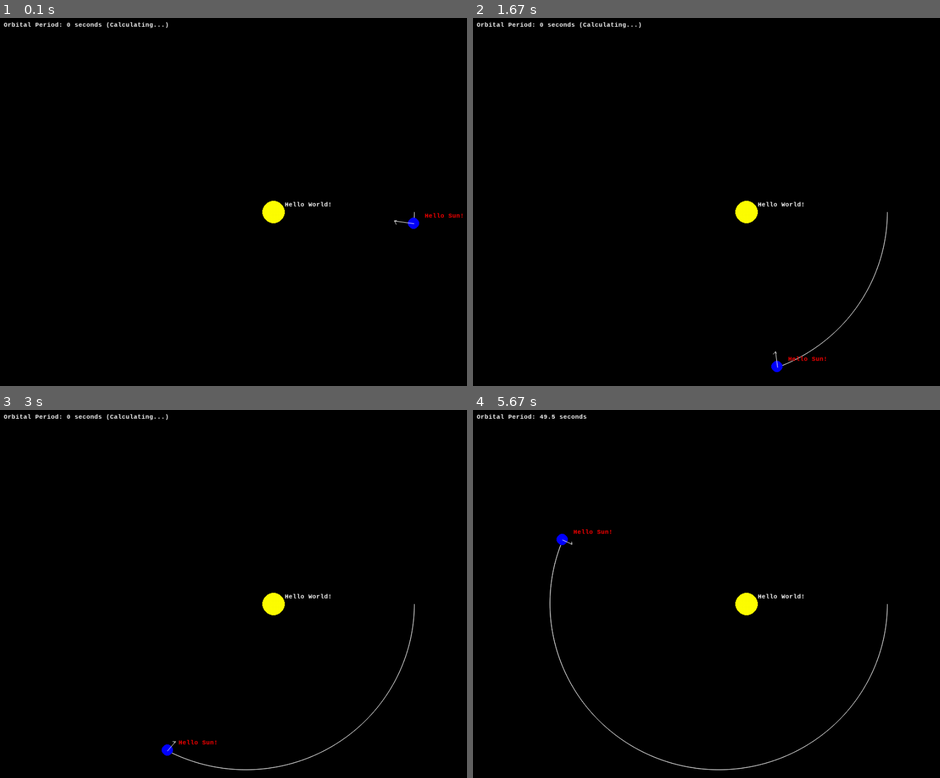
Above: before the commit, frames 1-4 (two rows, left to right).
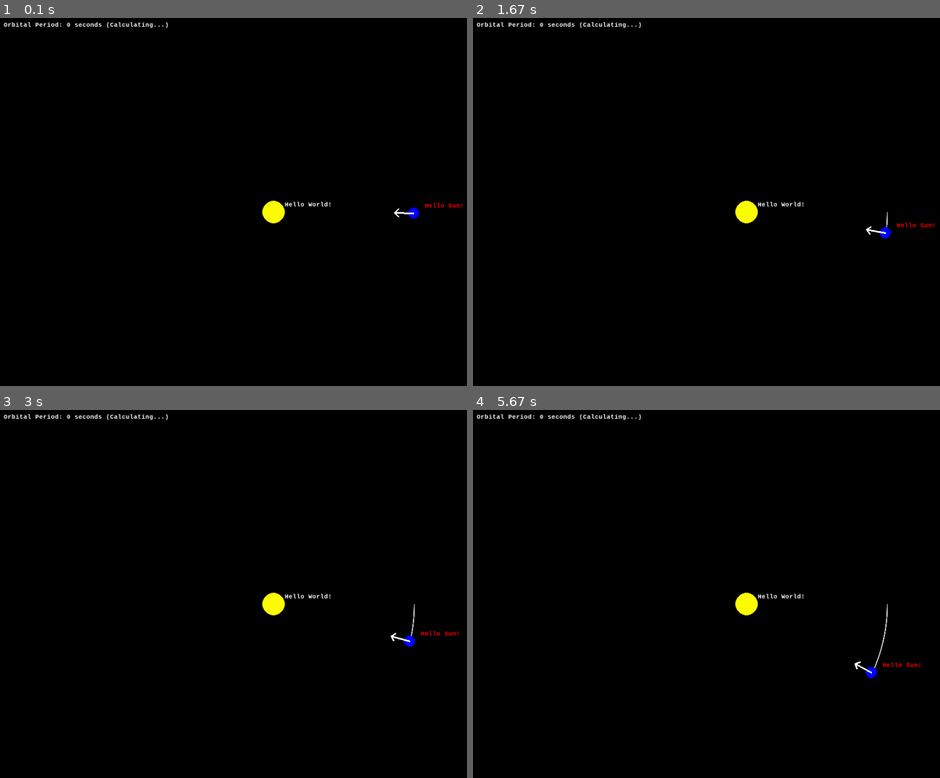
Above: after the commit, the same moments.

Repository: cdfricke/PyGame
Game: pygame game, started from orbit.py
Same seed, same stepped clock (60 frames per second), same inputs: the game is played once before the commit and once after it.
Inputs:
- Up to frame 1 (0.1 s): no input
- Up to frame 2 (1.67 s): no input
- Up to frame 3 (3 s): no input
- Up to frame 4 (5.67 s): no input

The runs differ from the first frame. In frame 1, 0.3% of the frame differs, in the area x 84-100%, y 50-58%; in frame 2, 0.4%; in frame 3, 0.5%; in frame 4, 0.9%, in the area x 14-96%, y 1-98%.

Commit message:
more reorganization + gradient.py

Diff:
--- a/Classes/arrow.py
+++ b/Utils/arrow.py
@@ -5,13 +5,10 @@
 
 import pygame
 
-# *** CLASS DEFINITIONS ***
-# NOTE THAT THESE CLASS DEFINITIONS RELY ON SOME OF THE DEFINED VARIABLES ABOVE
-
 # ARROW : class object for drawing arrows between positions on the screen.
 class Arrow:
 
-    def __init__(self, tail, tip):
+    def __init__(self, tail: pygame.Vector2, tip: pygame.Vector2):
         """
         Arrow.__init__(tail, tip):
         parameters:
@@ -25,12 +22,8 @@
         """
         self.tip = tip
         self.tail = tail
-        self.length = (tip - tail).magnitude()
-        self.direction = (tip - tail) / self.length
-        self.perpendicular = pygame.Vector2(self.direction.y, -self.direction.x)
 
-
-    def draw(self, surface, color, thickness):
+    def draw(self, surface: pygame.Surface, color: pygame.Color, thickness: int) -> None:
         """
         Arrow.draw(surface, color, thickness):
         parameters:
@@ -44,16 +37,19 @@
         along the length of the arrow from tail to tip and a distance from the body of the arrow defined as 2% of the length of the arrow from
         tail to tip. As long as the percentanges add up to 1 (e.g. 98% + 2%), the arrowhead will make 45 degree angles with the body of the arrow.
         """
+        length = (self.tip - self.tail).magnitude()
+        direction = (self.tip - self.tail) / length
+        perpendicular = pygame.Vector2(direction.y, -direction.x)
+        # angled tip
+        leftAngled = self.tail + (0.8 * length * direction) + (0.2 * length * perpendicular)
+        rightAngled = self.tail + (0.8 * length * direction) + (-0.2 * length * perpendicular)
+        points = [leftAngled, self.tip, rightAngled]
+        pygame.draw.lines(surface=surface, color=color, closed=False, points=points, width=thickness)
         # central body
-        pygame.draw.aaline(surface=surface, color=color, start_pos=self.tail, end_pos=self.tip, blend=thickness)
-        # angled tip
-        leftAngled = self.tail + (0.9 * self.length * self.direction) + (0.1 * self.length * self.perpendicular)
-        rightAngled = self.tail + (0.9 * self.length * self.direction) - (0.1 * self.length * self.perpendicular)
-        points = [leftAngled, self.tip, rightAngled]
-        pygame.draw.aalines(surface=surface, color=color, closed=False, points=points, blend=thickness)
+        pygame.draw.line(surface=surface, color=color, start_pos=self.tail, end_pos=self.tip, width=thickness)
 
 
-    def update(self, tail, tip):
+    def update(self, tail: pygame.Vector2, tip: pygame.Vector2) -> None:
         """
         Arrow.update(tail, tip):
         parameters:
@@ -65,6 +61,3 @@
         """
         self.tip = tip
         self.tail = tail
-        self.length = (tip - tail).magnitude()
-        self.direction = (tip - tail) / self.length
-        self.perpendicular = pygame.Vector2(self.direction.y, -self.direction.x)
--- a/Classes/colors.py
+++ b/Utils/colors.py
@@ -1,8 +1,16 @@
+# File: colors.py
+# Programmer: Connor Fricke (cd.fricke23@gmail.com)
+# Latest Revision: 5-MAR-2024 --> Created
+#
+# Simple color functions for use in associating a pygame.Color
+# value with a floating point value. Useful for various color
+# associations and gradients.
+
 import pygame
 
 # ***** EXAMPLE COLOR FUNCTIONS *****
 # black -> purple
-def colorFunction1(x):
+def colorFunction1(x: float) -> pygame.Color:
     # r,g,b values must be integers between 0 and 255
     r = int(float(x) * 100)
     g = 0
@@ -10,7 +18,7 @@
     return pygame.Color(r, g, b)
 
 # black -> white
-def colorFunction2(x):
+def colorFunction2(x: float) -> pygame.Color:
     # r,g,b values must be integers between 0 and 255
     r = int(float(x) * 255)
     g = int(float(x) * 255)
@@ -18,7 +26,7 @@
     return pygame.Color(r, g, b)
 
 # red -> black
-def colorFunction3(x):
+def colorFunction3(x: float) -> pygame.Color:
     # r,g,b values must be integers between 0 and 255
     r = 255 - int(float(x) * 255)
     g = 0
@@ -26,9 +34,9 @@
     return pygame.Color(r, g, b)
 
 # red -> blue
-def colorFunction4(x):
+def colorFunction4(x: float) -> pygame.Color:
     # r,g,b values must be integers between 0 and 255
     r = 255 - int(float(x) * 255)
-    g = 0
-    b = int(float(x) * 255)
+    g = int(float(x) * 255)
+    b = 0
     return pygame.Color(r, g, b)
--- a/Classes/grid.py
+++ b/Utils/grid.py
@@ -8,14 +8,15 @@
 # ************************************************
 
 import pygame
-import random
+import random as rand
+
 
 # *** CLASS DEFINITION ***
 
 # GRID: class object for drawing a grid with a certain number of rows and columns on the screen.
 class Grid:
 
-    def __init__(self, rows, columns, width, height):
+    def __init__(self, rows: int, columns: int, width: int, height: int):
         """
         Grid.__init__(rows, columns):
         parameters:
@@ -39,11 +40,11 @@
         self.numCols = columns
         self.xticks = list(range(0, width + 1, int(width / columns)))
         self.yticks = list(range(0, height + 1, int(height / rows)))
-        # initially, the matrix is populated with random values
-        self.Matrix = [[random.random() for x in range(columns)] for y in range(rows)]
+        # initially, the matrix is populated with zeros
+        self.Matrix = [[0 for col in range(columns)] for row in range(rows)]
 
 
-    def drawLines(self, surface, color, thickness):
+    def drawLines(self, surface, color, thickness) -> None:
         """
         Grid.drawLines(surface, color, thickness):
         parameters:
@@ -65,7 +66,7 @@
             pygame.draw.line(surface=surface, color=color, start_pos=start, end_pos=end, width=thickness)
 
 
-    def drawRectangles(self, surface, colorFunc):
+    def drawRectangles(self, surface: pygame.Surface, colorFunc) -> None:
         """
         Grid.drawRectangles(self, surface, colorFunc):
         parameters:
@@ -81,15 +82,40 @@
                 rect = pygame.Rect(self.xticks[x], self.yticks[y], self.width / self.numCols, self.height / self.numRows)
                 pygame.draw.rect(surface, colorFunc(self.Matrix[y][x]), rect)
 
-
-    def fillMatrix(self):
+    def verticalGradientMatrix(self) -> None:
         """
-        Grid.fillMatrix()
+        Grid.verticalGradientMatrix()
         parameters: none
 
-        This function decides how to populate the matrix of floats that decides the color of each rectangle
-        Whatever this function yields, it must be a value between 0 and 1
+        This function populates the grid's matrix with values between 0 and 1.
+        These values are smaller near the "top" of the matrix, but increase for
+        "lower" rows.
         """
         for y in range(self.numRows):
             for x in range(self.numCols):
                 self.Matrix[y][x] = float(y / self.numRows)
+
+    def horizontalGradientMatrix(self) -> None:
+        """
+        Grid.horizontalGradientMatrix()
+        parameters: none
+
+        This function populates the grid's matrix with values between 0 and 1.
+        These values are smaller near the left side of the matrix, but increase for
+        further right columns.
+        """
+        for y in range(self.numRows):
+            for x in range(self.numCols):
+                self.Matrix[y][x] = float(x / self.numCols)
+
+    def randomizeMatrix(self) -> None:
+        """
+        Grid.randomizeMatrix()
+        parameters: none
+
+        This function populates the grid's matrix with values between 0 and 1.
+        These values are randomized.
+        """
+        for y in range(self.numRows):
+            for x in range(self.numCols):
+                self.Matrix[y][x] = rand.uniform(0, 1)
--- a/asteroid_belt.py
+++ b/asteroid_belt.py
@@ -5,14 +5,14 @@
 #   22-APR-2024 ---> Revised to be a many-bodied asteroid belt simulation
 
 # *** INITIALIZE ***
-import pygame
+import pygame as pg
 from random import uniform, gauss
 from math import sin, cos, pi
 WIDTH = 900
 HEIGHT = 900
-pygame.init()
-screen = pygame.display.set_mode((WIDTH+1, HEIGHT+1))
-clock = pygame.time.Clock()
+pg.init()
+screen = pg.display.set_mode((WIDTH+1, HEIGHT+1))
+clock = pg.time.Clock()
 running = True
 dt = 0
 frame = 0
@@ -20,34 +20,34 @@
 # ******************
 
 # CLASS FILES
-from Classes.text import *
-from Classes.satellite import *
+from Utils.text import *
+from Utils.satellite import *
 
 # *** COMMON VECTORS AND LOCATIONS ***
-center = pygame.Vector2(WIDTH / 2, HEIGHT / 2)
-zero = pygame.Vector2(0, 0)
-xhat = pygame.Vector2(1, 0)
-yhat = pygame.Vector2(0, 1)
+center = pg.Vector2(WIDTH / 2, HEIGHT / 2)
+zero = pg.Vector2(0, 0)
+xhat = pg.Vector2(1, 0)
+yhat = pg.Vector2(0, 1)
 
 # *** CONSTANTS ***
 GRAV = 6.674E-11 # N m^2 kg^-2
 STELLAR_MASS = 6.5e31 # kg
 ASTEROID_MASS = 1000 # kg
 SATELLITE_DISTANCE = 300 # px
-RATE = 50
+RATE = 10
 NUM_ASTEROIDS = 10000
 SCALE = 1e8 # meters per px
 AU = 1.496e11 # meters per AU
 
 # *** HELPER FUNCTIONS ***
 
-def toCartesian(radius: float, angle: float) -> pygame.Vector2:
+def toCartesian(radius: float, angle: float) -> pg.Vector2:
     """
     Converts a radius and angle to polar coordinates relative to a center-screen origin
     """
     return center + radius*cos(angle)*yhat - radius*sin(angle)*xhat
 
-def getForceBetween(satellite1: Satellite, satellite2: Satellite):
+def getForceBetween(satellite1: Satellite, satellite2: Satellite) -> pg.Vector2:
     """
     Given two satellite objects, getForceBetween() returns a vector describing the
     force vector ON the first parameter FROM the second parameter.
@@ -56,12 +56,12 @@
     rHat = r / r.magnitude()
     return -((GRAV * satellite1.MASS * satellite2.MASS) / (SCALE*r.magnitude() * SCALE*r.magnitude())) * rHat
 
-def getTangent(loc1, loc2) -> pygame.Vector2:
+def getTangent(loc1: pg.Vector2, loc2: pg.Vector2) -> pg.Vector2:
     """
     returns a normalized vector tangent to the vector described by loc1 - loc2.
     """
     vector = loc1 - loc2
-    return pygame.Vector2(vector.y, -vector.x) / vector.magnitude()
+    return pg.Vector2(vector.y, -vector.x) / vector.magnitude()
 
 
 # ***** INITIAL CONDITIONS *****
@@ -79,7 +79,7 @@
     asteroid.setVelocity(vel=tangentVel)
     satellites.append(asteroid)
 
-# TEXT / GRID
+# TEXT
 numBodies = Text()
 numBodies.text("Number of Satellites: {}".format(NUM_ASTEROIDS))
 solarMasses = STELLAR_MASS / 1.989e30
@@ -90,9 +90,9 @@
 
 # ***** GAME LOOP *****
 while running:
-    # pygame.QUIT means the user closed the window
-    for event in pygame.event.get():
-        if event.type == pygame.QUIT:
+    # pg.QUIT means the user closed the window
+    for event in pg.event.get():
+        if event.type == pg.QUIT:
             running = False
 
     # wipe away anything from the previous frame
@@ -114,7 +114,7 @@
         asteroid.update(dt * RATE)
 
     # flip() display to send work to the screen
-    pygame.display.flip()
+    pg.display.flip()
 
     # limit to 100 fps (dt ~ 0.01)
     dt = clock.tick(100) / 1000
@@ -123,4 +123,4 @@
         RATE = 1
     frame += 1
 
-pygame.quit()
+pg.quit()
--- /dev/null
+++ b/gradients.py
@@ -0,0 +1,60 @@
+# File: gradients.py
+# Programmer: Connor Fricke (cd.frick23@gmail.com)
+# Latest Revision: 26-APR-2024 --> Created
+
+import pygame as pg
+from Utils.grid import *
+from Utils.colors import *
+
+# *** INITIALIZE ***
+WIDTH = 720
+HEIGHT = 720
+pg.init()
+screen = pg.display.set_mode((WIDTH, HEIGHT))
+clock = pg.time.Clock()
+running = True
+dt = 0
+frame = 0
+runningTime = 0
+
+COLOR_FUNCTION = 4
+GRADIENT_TYPE = "random"
+
+if (GRADIENT_TYPE == "horizontal"):
+    myGradient = Grid(columns=WIDTH, rows=1, width=WIDTH, height=HEIGHT)
+    myGradient.horizontalGradientMatrix()
+elif (GRADIENT_TYPE == "vertical"):
+    myGradient = Grid(columns=1, rows=HEIGHT, width=WIDTH, height=HEIGHT)
+    myGradient.verticalGradientMatrix()
+elif (GRADIENT_TYPE == "random"):
+    myGradient = Grid(columns=int(WIDTH/10), rows=int(HEIGHT/10), width=WIDTH, height=HEIGHT)
+    myGradient.randomizeMatrix()
+else:
+    print("Invalid gradient type selected.")
+    running = False
+
+while (running):
+    for event in pg.event.get():
+        if event.type == pg.QUIT:
+            running = False
+
+    # wipe away anything from the previous frame
+    screen.fill("black")
+
+    if (COLOR_FUNCTION == 1):
+        myGradient.drawRectangles(surface=screen, colorFunc=colorFunction1)
+    elif (COLOR_FUNCTION == 2):
+        myGradient.drawRectangles(surface=screen, colorFunc=colorFunction2)
+    elif (COLOR_FUNCTION == 3):
+        myGradient.drawRectangles(surface=screen, colorFunc=colorFunction3)
+    elif (COLOR_FUNCTION == 4):
+        myGradient.drawRectangles(surface=screen, colorFunc=colorFunction4)
+
+
+    # flip() display to send work to the screen
+    pg.display.flip()
+
+    dt = clock.tick(100) / 1000
+    print(int(1/dt))
+
+pg.quit()
--- a/orbit.py
+++ b/orbit.py
@@ -9,15 +9,13 @@
 #   - use real values (real gravitational constant, more realistic masses and separations)
 #   - create class for writing fonts and putting text to the screen
 
-# libraries for analysis
-import matplotlib.pyplot as plt
-import pygame
+import pygame as pg
 
 # CLASS FILES
-from Classes.trail import *
-from Classes.arrow import *
-from Classes.text import *
-from Classes.satellite import *
+from Utils.trail import *
+from Utils.arrow import *
+from Utils.text import *
+from Utils.satellite import *
 
 # *** INITIALIZE ***
 times = []
@@ -25,9 +23,9 @@
 momentums = []
 WIDTH = 1000
 HEIGHT = 720
-pygame.init()
-screen = pygame.display.set_mode((WIDTH+1, HEIGHT+1))
-clock = pygame.time.Clock()
+pg.init()
+screen = pg.display.set_mode((WIDTH+1, HEIGHT+1))
+clock = pg.time.Clock()
 running = True
 dt = 0
 frame = 0
@@ -38,17 +36,17 @@
 # ******************
 
 # *** COMMON VECTORS AND LOCATIONS ***
-center = pygame.Vector2(WIDTH / 2, HEIGHT / 2)
-zero = pygame.Vector2(0, 0)
+center = pg.Vector2(WIDTH / 2, HEIGHT / 2)
+zero = pg.Vector2(0, 0)
 origin = zero
-xhat = pygame.Vector2(1, 0)
-yhat = pygame.Vector2(0, 1)
+xhat = pg.Vector2(1, 0)
+yhat = pg.Vector2(0, 1)
 
 # *** CONSTANTS ***
 GRAV = 6.674E-11 # N m^2 kg^-2
 SUN_MASS = 6.5e15 # kg
 INITIAL_POS = center + 250*xhat
-RATE = 5
+RATE = 0.5
 
 # ***** INITIAL CONDITIONS *****
 sun = Satellite(mass=SUN_MASS, radius=20.0)
@@ -75,9 +73,9 @@
 
 # ***** GAME LOOP *****
 while running:
-    # pygame.QUIT means the user closed the window
-    for event in pygame.event.get():
-        if event.type == pygame.QUIT:
+    # pg.QUIT means the user closed the window
+    for event in pg.event.get():
+        if event.type == pg.QUIT:
             running = False
 
     # wipe away anything from the previous frame
@@ -109,40 +107,28 @@
         period = simulationTime * 2 / halfPeriodCounter
 
     # ***** RENDER THE GAME HERE *****
-    # TRAIL
     orbitorTrail1.aadraw(screen, "white", 1)
-    # ORBITOR / SUN
     orbitor.draw(screen, "blue")
     sun.draw(screen, "yellow")
-    # ARROW
-    accelArrow.draw(screen, "white", 1)
+    accelArrow.draw(screen, "white", 3)
 
-    # Render text at specified locations
+    # Render text
     periodData.text(f"Orbital Period: {round(period, 2)} seconds" + (" (Calculating...)" if period == 0 else ""))
     periodData.render(screen, 20*xhat + 20*yhat)
     sunText.render(screen, sun.position + 20*xhat - 20*yhat)
     earthText.render(screen, orbitor.position + 20*xhat - 20*yhat)
 
     # flip() display to send work to the screen
-    pygame.display.flip()
+    pg.display.flip()
 
-    # limit to 50 fps (dt ~ 0.02)
+    # limit fps
     dt = clock.tick(100) / 1000
-    # track a couple things for use
+
     simulationTime += dt * RATE
     frame += 1
-    # add data to our times and velocities arrays to plot after the sim runs
     times.append(simulationTime)
     velocities.append(orbitor.velocity.magnitude())
     momentums.append(angularMomentum)
 
-pygame.quit()
-
-# *** DATA ANALYSIS ***
-fig, ax = plt.subplots()
-ax.set_ylabel("$v$ (px $\\rm s^{-1}$)")
-ax.set_xlabel("Time (s)")
-ax.set_title("Velocity vs. time")
-ax.plot(times, velocities)
-plt.show()
+pg.quit()
 # ******************
Renamed: Classes/satellite.py -> Utils/satellite.py
Renamed: Classes/text.py -> Utils/text.py
Renamed: Classes/trail.py -> Utils/trail.py
